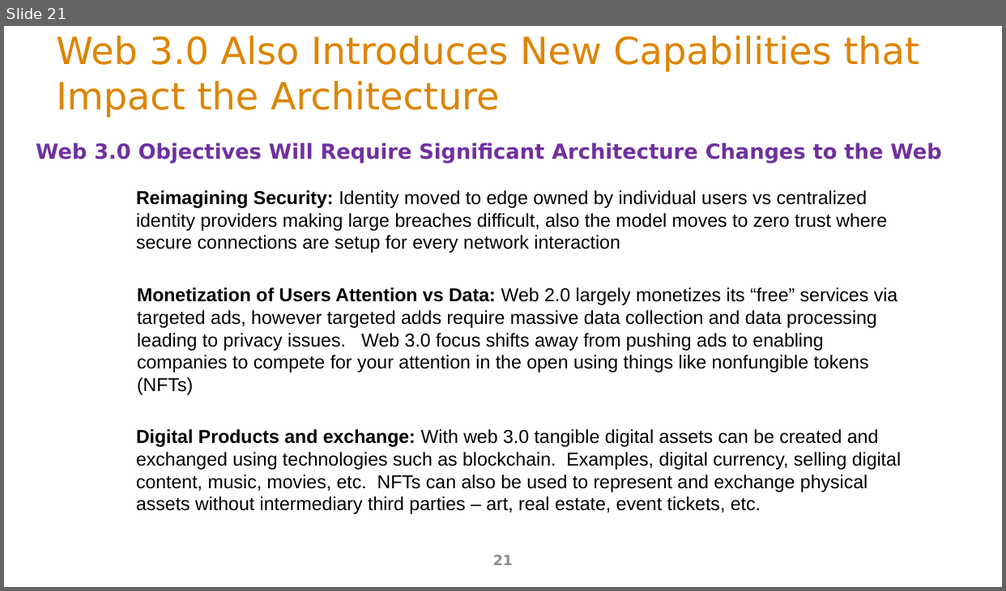
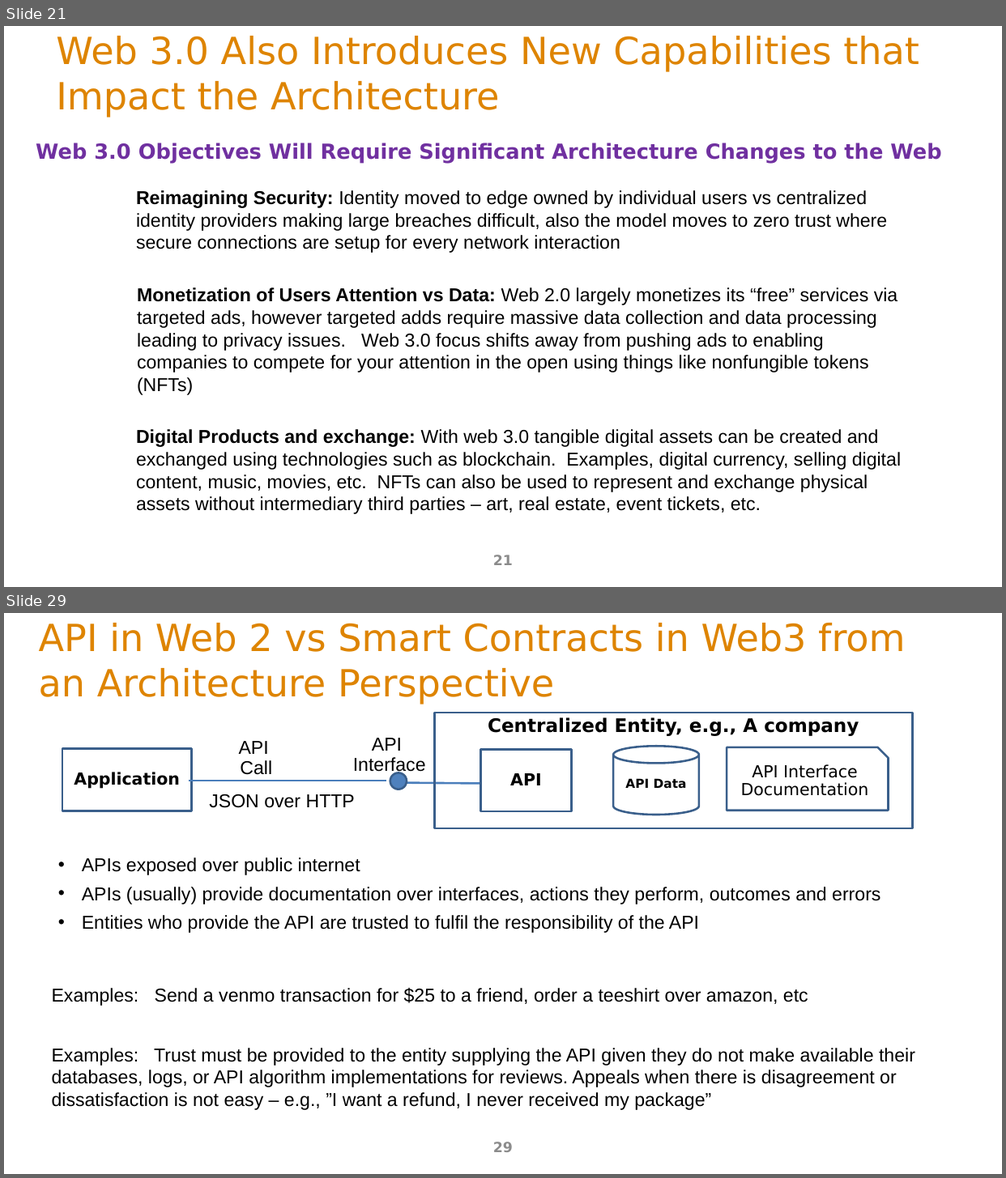
Before and after one commit to ArchitectingSoftware/SE577-SoftwareArchitecture, a slide deck: lectures/m5WebAndApiArchitecture.pptx. Shown one above the other, each under a label of ours: slide 21 before the commit, slides 21 and 29 after it; the slides between them are not shown. The pictures are 1006x591 and 1006x1178 pixels, drawn with LibreOffice and Linux fonts; fonts in the diff are those of the drawing. Boxes give left, top, right and bottom in pixels: in the first picture for what was removed or moved away, otherwise in the second. Text is boxed around its words. In the diff, an @@ line names an element or a change of style, - is before the commit and + after.

Commit message:
web architecture update

```diff
--- a/lectures/m5WebAndApiArchitecture.pptx
+++ b/lectures/m5WebAndApiArchitecture.pptx
@@ slide 29 added at (x1=4, y1=613, x2=1002, y2=1174), background #FFFFFF @@
@@ title added at (x1=39, y1=623, x2=905, y2=705), 36 pt, text #DE8400 @@
+API in Web 2 vs Smart Contracts in Web3 from an Architecture Perspective
@@ rectangle added at (x1=434, y1=713, x2=913, y2=828), outline #3A5F8C 2 pt, 18 pt, text #000000, bold @@
+Centralized Entity, e.g., A company
@@ rectangle added at (x1=62, y1=749, x2=192, y2=811), outline #3A5F8C 2 pt, 16 pt, text #000000, bold @@
+Application
@@ text added at (x1=239, y1=741, x2=272, y2=775), 18 pt, text #000000 @@
+API
+Call
@@ text added at (x1=353, y1=738, x2=426, y2=776), 18 pt, text #000000 @@
+API
+Interface
@@ rectangle added at (x1=481, y1=749, x2=572, y2=811), outline #3A5F8C 2 pt, 16 pt, text #000000, bold @@
+API
@@ cylinder added at (x1=613, y1=747, x2=699, y2=815), outline #3A5F8C 2 pt, 12 pt, text #000000, bold @@
+API Data
@@ snip rect added at (x1=727, y1=747, x2=889, y2=811), outline #3A5F8C 2 pt, 16 pt, text #000000 @@
+API Interface
+Documentation
@@ line added from (188, 781) to (386, 781), #4B7EBC 2 pt @@
@@ ellipse added at (x1=390, y1=773, x2=407, y2=790), fill #4F81BD, outline #3A5F8C 2 pt @@
@@ text added at (x1=209, y1=794, x2=355, y2=808), 18 pt, text #000000 @@
+JSON over HTTP
@@ line added from (405, 783) to (481, 784), #4B7EBC 2 pt @@
@@ text added at (x1=82, y1=858, x2=880, y2=933), 18 pt, text #000000 @@
+• APIs exposed over public internet
+• APIs (usually) provide documentation over interfaces, actions they perform, outcomes and errors
+• Entities who provide the API are trusted to fulfil the responsibility of the API
@@ text added at (x1=52, y1=988, x2=808, y2=1006), 18 pt, text #000000 @@
+Examples: Send a venmo transaction for $25 to a friend, order a teeshirt over amazon, etc
@@ text added at (x1=52, y1=1048, x2=915, y2=1110), 18 pt, text #000000 @@
+Examples: Trust must be provided to the entity supplying the API given they do not make available their databases, logs, or API algorithm implementations for reviews. Appeals when there is disagreement or dissatisfaction is not easy – e.g., ”I want a refund, I never received my package”
@@ page number added at (x1=493, y1=1142, x2=513, y2=1152), 13.5 pt, text #8C8C8C @@
+29
```
Also in this commit, not shown: 13 other slides added, 1 other file.
